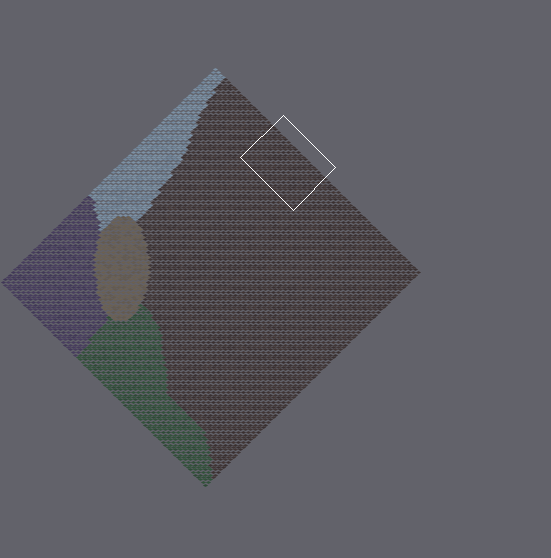
Tiled map: assets/maps/arena.tmx. The first picture is a wide view before the edit; the outline marks the close-up.
Close-up. Earlier state:
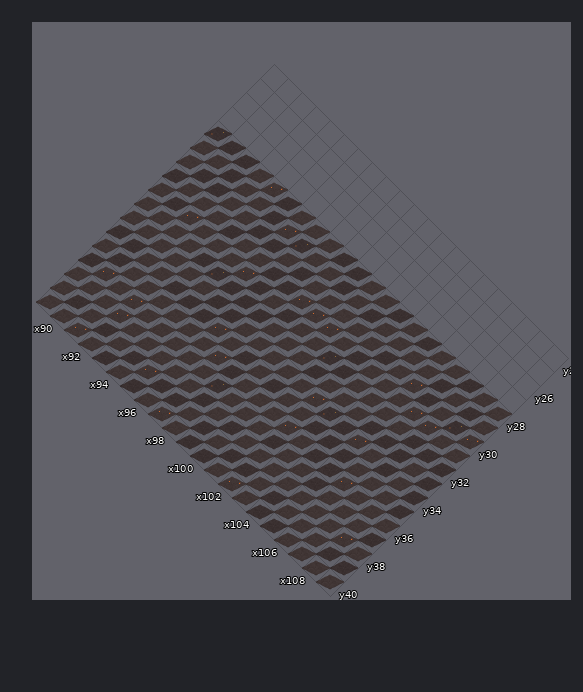
Cells are 64x64 px. Isometric: x runs down to the right, y down to the left. Shown: x 89..109, y 24..40. The commit also changed other parts of the map, which this record leaves out. The old version is drawn lined up with the new one.
After the commit:
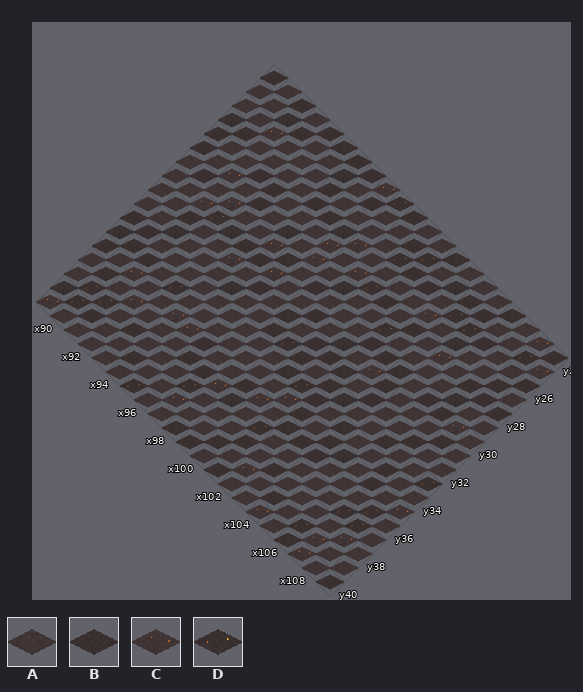
Key: from "arena_tiles": A 16, B 17, C 18, D 19.
_ is an empty cell.
Diff:
map size 120x120 -> 176x176 cells (old content now starts at 28,28; both pictures use the new coordinates)
Layer "Ground":
y 24: x 89..109 _____________________ -> BABABBBBCDBAABAAABACB
y 25: x 89..109 _____________________ -> AABBAABABAABDABBBAADC
y 26: x 89..109 _____________________ -> AACAAABAAAADBBADDBAAB
y 27: x 89..109 _____________________ -> BBAAAABBBCAAAACABAABA
y 28: x 89..94 DBBACB -> BAABBA; x 97..105 ABBAABABA -> CACDBABAC; x 108..109 AA -> BB
Pixel boxes of the changes (left, top, right, bottom) in both close-ups:
changed: (204, 70, 568, 428)
